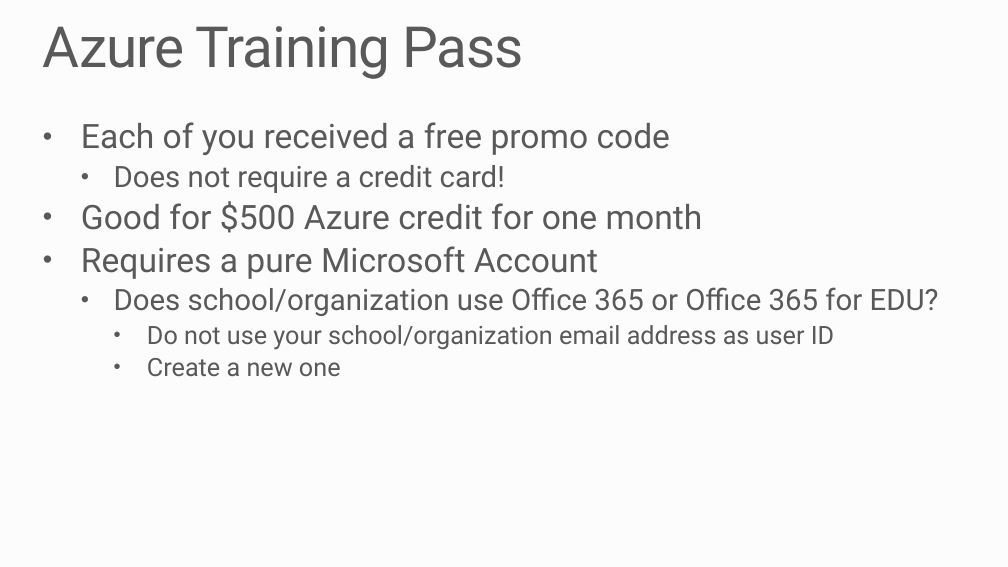
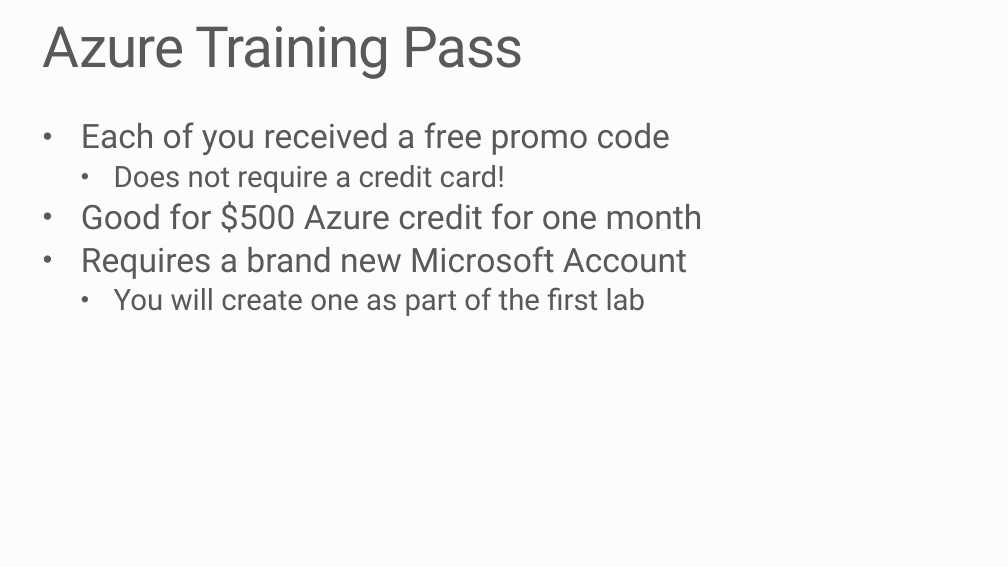
Before and after one commit to MSRConnections/Azure-training-course, a slide deck: slide 4 of Content/Introduction/Training Introduction.pptx (slide 5 before the commit). Drawn at 1008x567 pixels with LibreOffice and Linux fonts; fonts in the diff are those of the drawing; background and template pictures are left out. Boxes give left, top, right and bottom in pixels: in the first picture for what was removed or moved away, otherwise in the second. Text is boxed around its words. In the diff, an @@ line names an element or a change of style, - is before the commit and + after.

Commit message:
Updated intro slides and fixed typo in lab.

```diff
--- a/Content/Introduction/Training Introduction.pptx
+++ b/Content/Introduction/Training Introduction.pptx
@@ text at bbox=[81, 246, 687, 316]: text changed; size 24 to 28 pt @@
-• Requires a pure Microsoft Account
-  • Does school/organization use Office 365 or Office 365 for EDU?
-    • Do not use your school/organization email address as user ID
-    • Create a new one
+• Requires a brand new Microsoft Account
+  • You will create one as part of the first lab
```
Also in this commit, not shown: 1 other slide changed, 2 slides removed, 2 other files.
